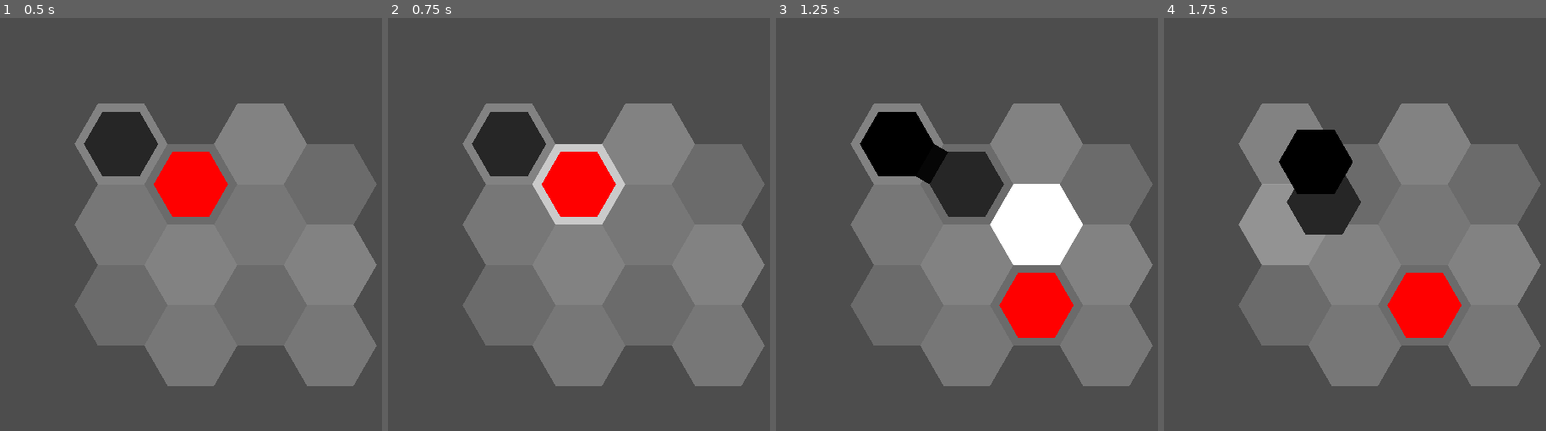
Above: before the commit, frames 1-4 (left to right).
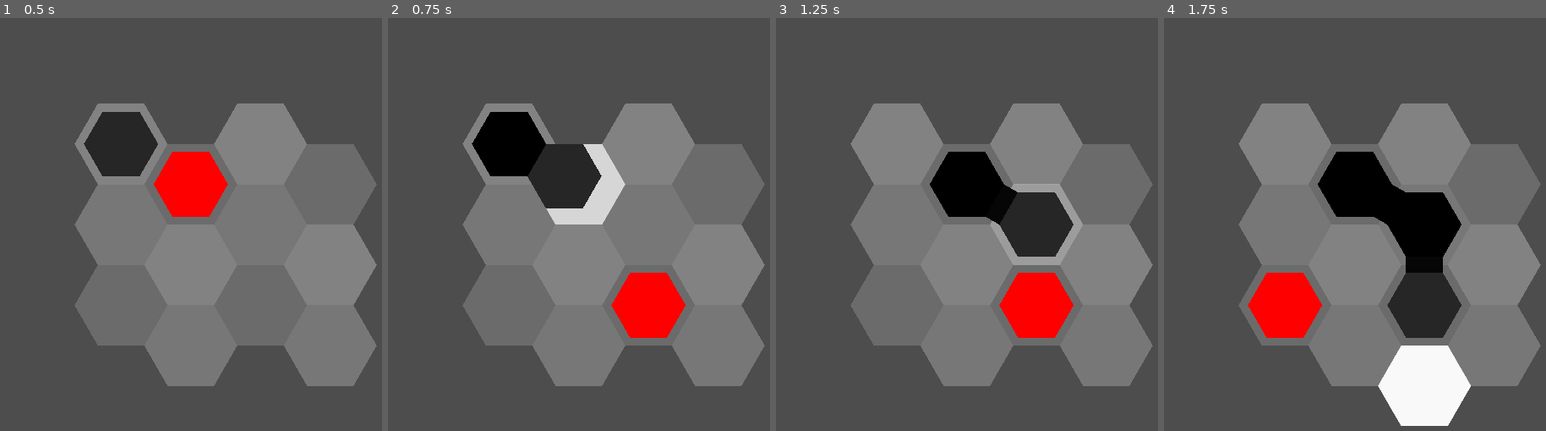
Above: after the commit, the same moments.

Repository: redpebble/sneksagon
Game: Godot game, scene res://scenes/map.tscn
Same seed, same stepped clock (60 frames per second), same inputs: the game is played once before the commit and once after it. Sound files missing from this copy of the repository are replaced by a short silence.
Inputs (mouse positions are in pixels of both pictures, inside the frame that each line leads up to):
- Up to frame 1 (0.5 s): no input
- Up to frame 2 (0.75 s): tap Enter at 0.5 s; move the mouse to (724, 220) at 0.52 s; press the mouse at (724, 220) at 0.53 s; hold D (down-right, bound only after the commit) from 0.53 s (still down)
- Up to frame 3 (1.25 s): keep holding D (down-right, bound only after the commit)
- Up to frame 4 (1.75 s): move the mouse to (1290, 269) at 1.27 s; release D (down-right, bound only after the commit) at 1.28 s; release the mouse at (1290, 269) at 1.28 s; hold S (down) from 1.28 s (still down); click (1290, 269) at 1.35 s

Frame 1 is identical in both runs. In frame 2, 7.6% of the frame differs, in the area x 21-78%, y 22-78%; in frame 3, 8.7%; in frame 4, 19%, in the area x 19-81%, y 27-99%.

Commit message:
add keyboard and controller input methods

Diff:
--- a/project.godot
+++ b/project.godot
@@ -29,33 +29,59 @@
 
 [input]
 
+lmb={
+"deadzone": 0.2,
+"events": [Object(InputEventMouseButton,"resource_local_to_scene":false,"resource_name":"","device":-1,"window_id":0,"alt_pressed":false,"shift_pressed":false,"ctrl_pressed":false,"meta_pressed":false,"button_mask":0,"position":Vector2(0, 0),"global_position":Vector2(0, 0),"factor":1.0,"button_index":1,"canceled":false,"pressed":false,"double_click":false,"script":null)
+]
+}
+up-left={
+"deadzone": 0.2,
+"events": [Object(InputEventKey,"resource_local_to_scene":false,"resource_name":"","device":-1,"window_id":0,"alt_pressed":false,"shift_pressed":false,"ctrl_pressed":false,"meta_pressed":false,"pressed":false,"keycode":0,"physical_keycode":81,"key_label":0,"unicode":113,"location":0,"echo":false,"script":null)
+]
+}
 up={
 "deadzone": 0.2,
-"events": [Object(InputEventKey,"resource_local_to_scene":fa …(140 unchanged characters)… d":false,"keycode":0,"physical_keycode":4194320,"key_label":0,"unicode":0,"location":0,"echo":false,"script":null)
-, Object(InputEventKey,"resource_local_to_scene":false,"resource_name":"","device":-1,"window_id":0,"alt_pressed":false,"shift_pressed":false,"ctrl_pressed":false,"meta_pressed":false,"pressed":false,"keycode":0,"physical_keycode":87,"key_label":0,"unicode":119,"location":0,"echo":false,"script":null)
+"events": [Object(InputEventKey,"resource_local_to_scene":fa …(140 unchanged characters)… d":false,"keycode":0,"physical_keycode":87,"key_label":0,"unicode":119,"location":0,"echo":false,"script":null)
+]
+}
+up-right={
+"deadzone": 0.2,
+"events": [Object(InputEventKey,"resource_local_to_scene":false,"resource_name":"","device":-1,"window_id":0,"alt_pressed":false,"shift_pressed":false,"ctrl_pressed":false,"meta_pressed":false,"pressed":false,"keycode":0,"physical_keycode":69,"key_label":0,"unicode":101,"location":0,"echo":false,"script":null)
+]
+}
+down-left={
+"deadzone": 0.2,
+"events": [Object(InputEventKey,"resource_local_to_scene":false,"resource_name":"","device":-1,"window_id":0,"alt_pressed":false,"shift_pressed":false,"ctrl_pressed":false,"meta_pressed":false,"pressed":false,"keycode":0,"physical_keycode":65,"key_label":0,"unicode":97,"location":0,"echo":false,"script":null)
 ]
 }
 down={
 "deadzone": 0.2,
-"events": [Object(InputEventKey,"resource_local_to_scene":fa …(140 unchanged characters)… d":false,"keycode":0,"physical_keycode":4194322,"key_label":0,"unicode":0,"location":0,"echo":false,"script":null)
-, Object(InputEventKey,"resource_local_to_scene":false,"resource_name":"","device":-1,"window_id":0,"alt_pressed":false,"shift_pressed":false,"ctrl_pressed":false,"meta_pressed":false,"pressed":false,"keycode":0,"physical_keycode":83,"key_label":0,"unicode":115,"location":0,"echo":false,"script":null)
+"events": [Object(InputEventKey,"resource_local_to_scene":fa …(140 unchanged characters)… d":false,"keycode":0,"physical_keycode":83,"key_label":0,"unicode":115,"location":0,"echo":false,"script":null)
 ]
 }
-left={
+down-right={
 "deadzone": 0.2,
-"events": [Object(InputEventKey,"resource_local_to_scene":fa …(140 unchanged characters)… d":false,"keycode":0,"physical_keycode":4194319,"key_label":0,"unicode":0,"location":0,"echo":false,"script":null)
-, Object(InputEventKey,"resource_local_to_scene":false,"resource_name":"","device":-1,"window_id":0,"alt_pressed":false,"shift_pressed":false,"ctrl_pressed":false,"meta_pressed":false,"pressed":false,"keycode":0,"physical_keycode":65,"key_label":0,"unicode":97,"location":0,"echo":false,"script":null)
+"events": [Object(InputEventKey,"resource_local_to_scene":fa …(140 unchanged characters)… d":false,"keycode":0,"physical_keycode":68,"key_label":0,"unicode":100,"location":0,"echo":false,"script":null)
 ]
 }
-right={
+joystick-up={
 "deadzone": 0.2,
-"events": [Object(InputEventKey,"resource_local_to_scene":false,"resource_name":"","device":-1,"window_id":0,"alt_pressed":false,"shift_pressed":false,"ctrl_pressed":false,"meta_pressed":false,"pressed":false,"keycode":0,"physical_keycode":4194321,"key_label":0,"unicode":0,"location":0,"echo":false,"script":null)
-, Object(InputEventKey,"resource_local_to_scene":false,"resource_name":"","device":-1,"window_id":0,"alt_pressed":false,"shift_pressed":false,"ctrl_pressed":false,"meta_pressed":false,"pressed":false,"keycode":0,"physical_keycode":68,"key_label":0,"unicode":100,"location":0,"echo":false,"script":null)
+"events": [Object(InputEventJoypadMotion,"resource_local_to_scene":false,"resource_name":"","device":-1,"axis":1,"axis_value":-1.0,"script":null)
 ]
 }
-lmb={
+joystick-down={
 "deadzone": 0.2,
-"events": [Object(InputEventMouseButton,"resource_local_to_scene":false,"resource_name":"","device":-1,"window_id":0,"alt_pressed":false,"shift_pressed":false,"ctrl_pressed":false,"meta_pressed":false,"button_mask":0,"position":Vector2(0, 0),"global_position":Vector2(0, 0),"factor":1.0,"button_index":1,"canceled":false,"pressed":false,"double_click":false,"script":null)
+"events": [Object(InputEventJoypadMotion,"resource_local_to_scene":false,"resource_name":"","device":-1,"axis":1,"axis_value":1.0,"script":null)
+]
+}
+joystick-left={
+"deadzone": 0.2,
+"events": [Object(InputEventJoypadMotion,"resource_local_to_scene":false,"resource_name":"","device":-1,"axis":0,"axis_value":-1.0,"script":null)
+]
+}
+joystick-right={
+"deadzone": 0.2,
+"events": [Object(InputEventJoypadMotion,"resource_local_to_scene":false,"resource_name":"","device":-1,"axis":0,"axis_value":1.0,"script":null)
 ]
 }
 
--- a/scenes/snake.gd
+++ b/scenes/snake.gd
@@ -4,8 +4,10 @@
 signal died
 
 @export var color := Color.BLACK
-@export var base_move_interval : float = 0.4 # seconds
+@export var base_move_interval : float = 0.2 # seconds
 @export var automatic_movement := false
+@export var input_type := 0 # 0 - mouse, 1 - keyboard, 2 - controller
+
 @onready var map = get_parent()
 @onready var move_sfx = $MoveSFX
 @onready var move_timer = $MoveTimer
@@ -35,10 +37,41 @@
 			move(to_coords, move_interval)
 
 func _input(event: InputEvent) -> void:
-	if InputEventMouseMotion:
-		var potential_coords = MapManager.get_adjacent_hex_coords(head.grid_coords, get_input_vector())
-		if is_valid_coords(potential_coords):
-			move_vector = get_input_vector()
+	var v = Vector2.ZERO
+
+	match input_type:
+		0: # mouse
+			if InputEventMouseMotion:
+				v = get_input_vector()
+
+		1: # keyboard
+			match get_event_action(event):
+				"up-left":    v = Vector2.UP + Vector2.LEFT
+				"up":         v = Vector2.UP
+				"up-right":   v = Vector2.UP + Vector2.RIGHT
+				"down-left":  v = Vector2.DOWN + Vector2.LEFT
+				"down":       v = Vector2.DOWN
+				"down-right": v = Vector2.DOWN + Vector2.RIGHT
+
+		2: # controller
+			var x = Input.get_axis("joystick-left", "joystick-right")
+			var y = Input.get_axis("joystick-up", "joystick-down")
+			v = Vector2(x, y)
+			if v.length() < 0.5:
+				return
+			v = round_hexagonal(v)
+
+	var potential_coords = MapManager.get_adjacent_hex_coords(head.grid_coords, v)
+	if is_valid_coords(potential_coords):
+		move_vector = v
+
+# https://forum.godotengine.org/t/how-to-get-action-name-from-event/44909/2
+func get_event_action(event: InputEvent):
+	var x: Array[StringName] = InputMap.get_actions()
+	for a in x:
+		if event.is_action(a):
+			return a
+	return null
 
 func _on_move_timer_timeout():
 	if not automatic_movement:
@@ -155,11 +188,3 @@
 		length += 1
 		current_hex = current_hex.next_segment
 	return length
-
-func bump_segments() -> Array:
-	var segments := []
-	var current_hex := head
-	while current_hex != null:
-		segments.append(current_hex)
-		current_hex = current_hex.next_segment
-	return segments
--- a/scenes/snake.tscn
+++ b/scenes/snake.tscn
@@ -6,6 +6,7 @@
 [node name="Snake" type="Node2D"]
 script = ExtResource("1_a5f6l")
 automatic_movement = true
+input_type = 1
 
 [node name="MoveSFX" type="AudioStreamPlayer2D" parent="."]
 volume_db = -4.0
